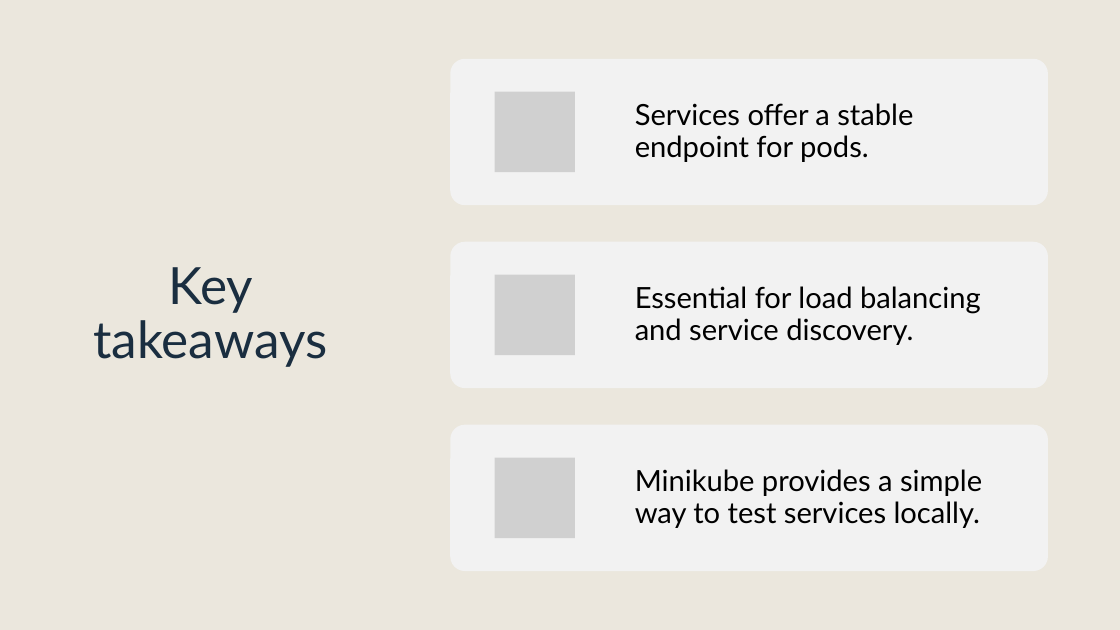
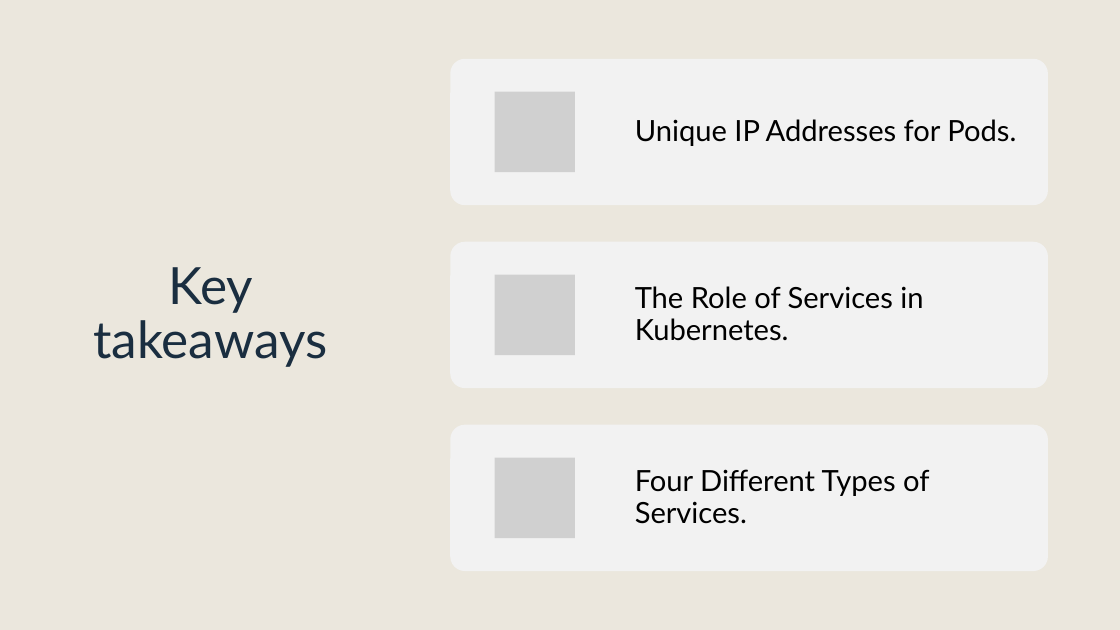
Before and after one commit to sebivenlo/ESD-2023-Kubernetes, a slide deck: slide 36 of presentation/Kubernetes.pptx (slide 34 before the commit). Drawn at 1120x630 pixels with LibreOffice and Linux fonts; fonts in the diff are those of the drawing; grey boxes stand for pictures. Boxes give left, top, right and bottom in pixels: in the first picture for what was removed or moved away, otherwise in the second. Text is boxed around its words. In the diff, an @@ line names an element or a change of style, - is before the commit and + after.

Commit message:
Changes in slides about services
I Improved the slides regarding the Services in kubernetes.

```diff
--- a/presentation/Kubernetes.pptx
+++ b/presentation/Kubernetes.pptx
@@ text at [635,119,1016,146]: text changed @@
-Services offer a stable endpoint for pods.
+Unique IP Addresses for Pods.
@@ text at [635,286,923,341]: text changed @@
-Essential for load balancing and service discovery.
+The Role of Services in Kubernetes.
@@ text at [635,469,929,524]: text changed @@
-Minikube provides a simple way to test services locally.
+Four Different Types of Services.
```
Also in this commit, not shown: 2 other slides changed, 5 slides added, 3 slides removed.
